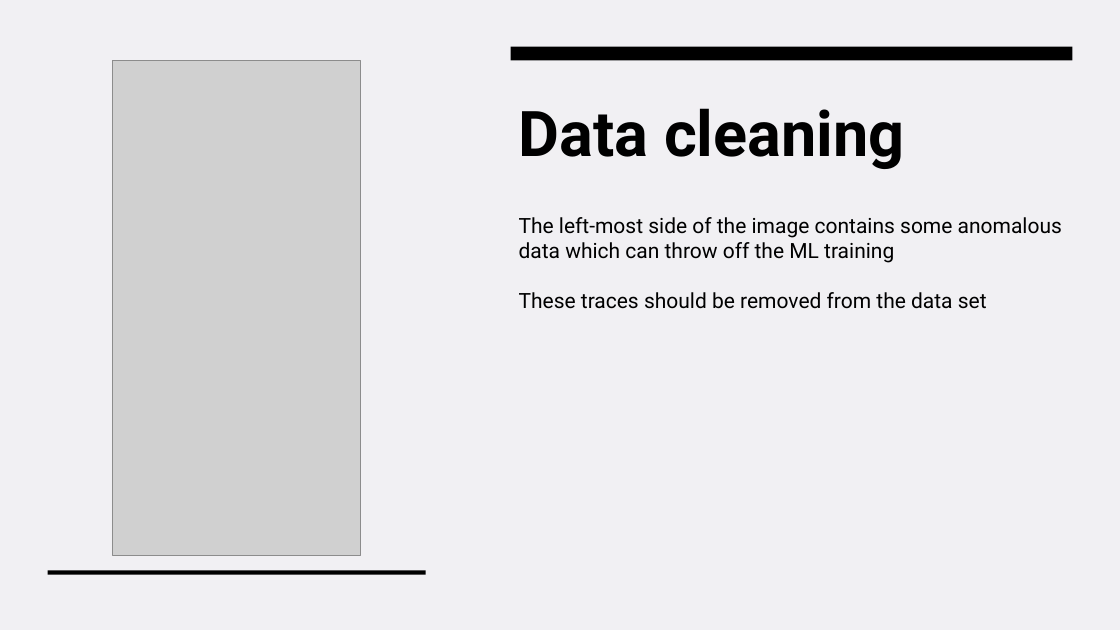
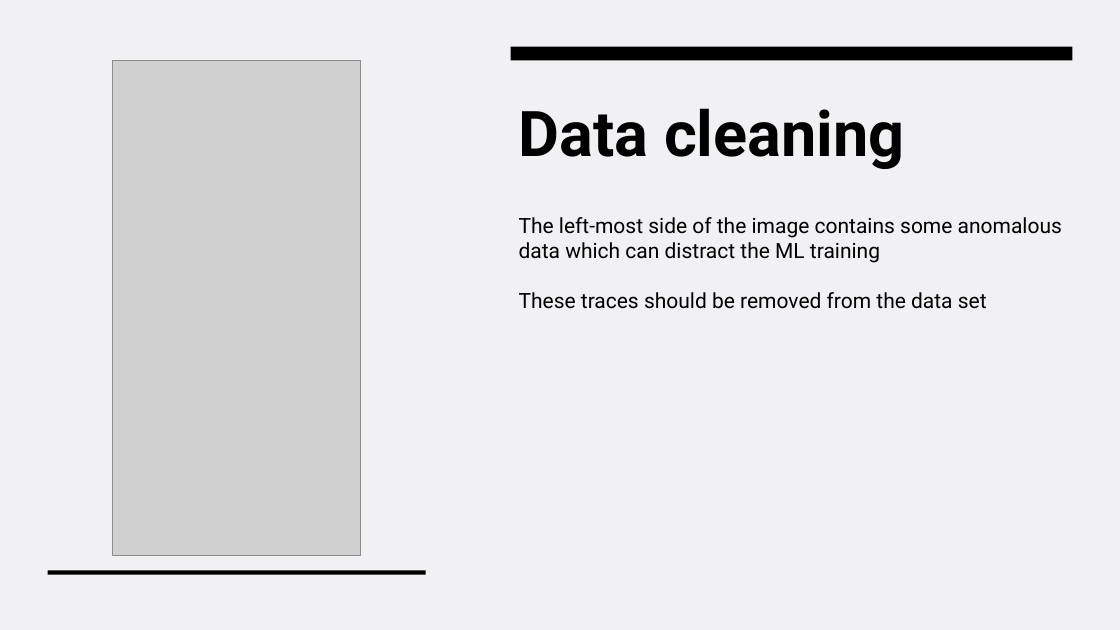
Before and after one commit to sjurmsc/MSC2023, a slide deck: slide 6 of Meeting Presentations/06.10.2022_General_meeting.pptx. Drawn at 1120x630 pixels with LibreOffice and Linux fonts; fonts in the diff are those of the drawing; grey boxes stand for pictures. Boxes give left, top, right and bottom in pixels: in the first picture for what was removed or moved away, otherwise in the second. Text is boxed around its words. In the diff, an @@ line names an element or a change of style, - is before the commit and + after.

```diff
--- a/Meeting Presentations/06.10.2022_General_meeting.pptx
+++ b/Meeting Presentations/06.10.2022_General_meeting.pptx
@@ text at [519,217,1062,263]: text changed @@
-The left-most side of the image contains some anomalous data which can throw off the ML training
+The left-most side of the image contains some anomalous data which can distract the ML training
```
Also in this commit, not shown: 2 other slides changed, 5 slides added.
